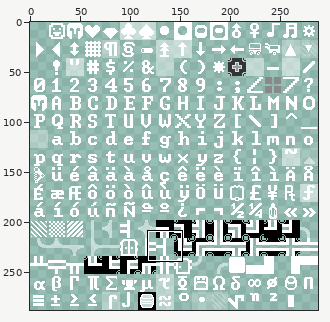
A sprite sheet gets an edit: data/art/CLA.png. Above, an overview of the earlier version with the close-up marked.
Close-up. First the earlier version:
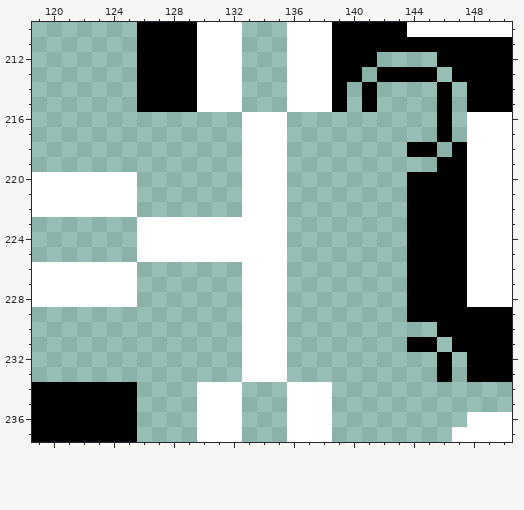
The file is 288x288 pixels. Colours within 5 levels of each other are drawn and written as one. Shown: x 119..150, y 210..237.
The same view after the edit:
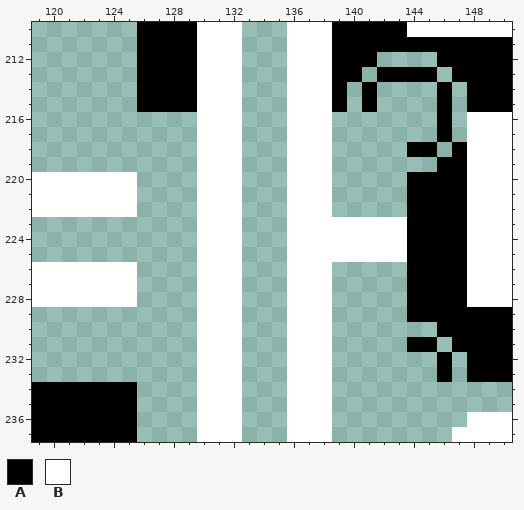
Palette (. is transparent): A #000000  B #ffffff
Diff:
The edit adds colour B in rows 216 to 222 at x 130 to 132 and 136 to 138; in rows 223 to 225 at x 136 to 143; in rows 226 to 233 at x 130 to 132 and 136 to 138.
Colour B is gone in rows 216 to 222 at x 133 to 135; in rows 223 to 225 at x 126 to 129 and 133 to 135; in rows 226 to 233 at x 133 to 135.
Changed places in both close-ups, as pixel boxes (x1, y1, x2, y2):
changed: (137, 112, 407, 382)
